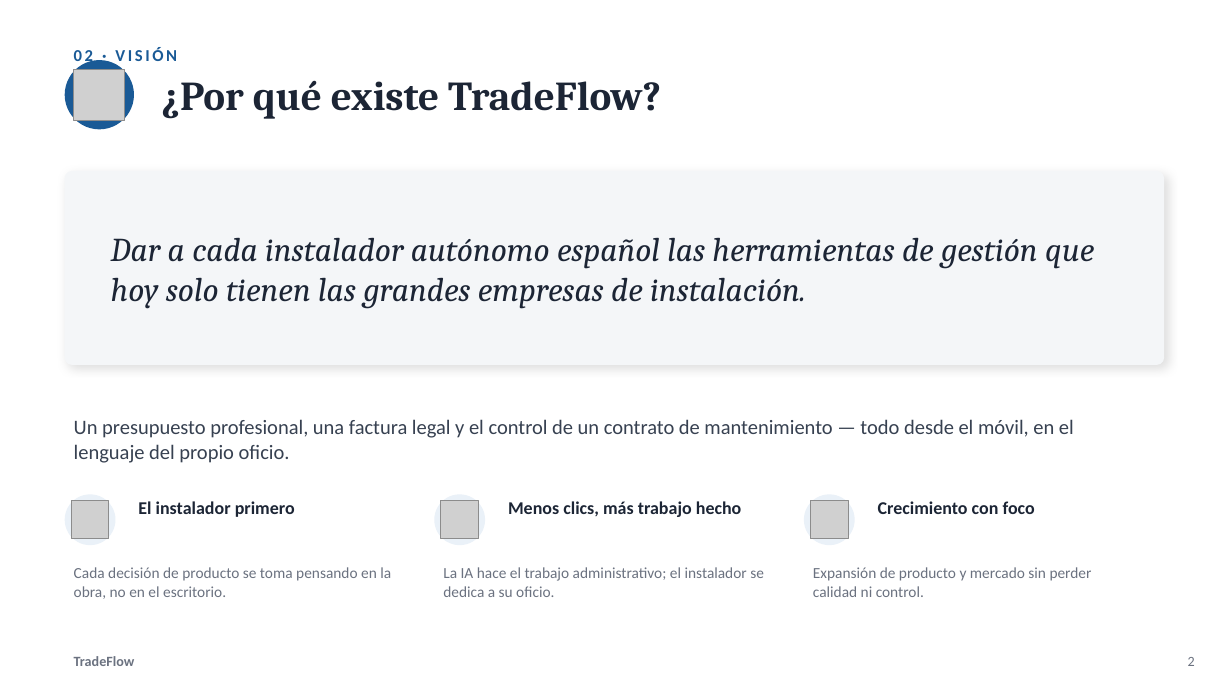
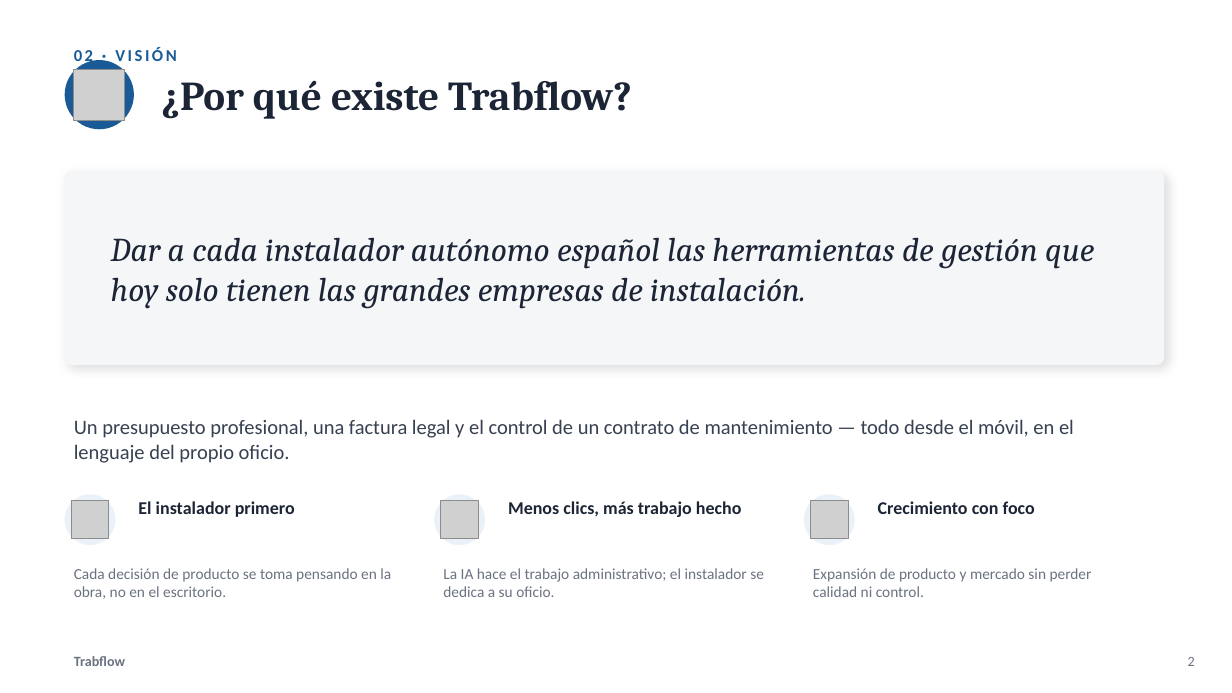
Before and after one commit to fercarboc/tradeflow, a slide deck: slide 2 of docs/implantacion/memoria/TradeFlow_Pitch_Deck_SODERCAN.pptx. Drawn at 1232x693 pixels with LibreOffice and Linux fonts; fonts in the diff are those of the drawing; grey boxes stand for pictures. Boxes give left, top, right and bottom in pixels: in the first picture for what was removed or moved away, otherwise in the second. Text is boxed around its words. In the diff, an @@ line names an element or a change of style, - is before the commit and + after.

```diff
--- a/docs/implantacion/memoria/TradeFlow_Pitch_Deck_SODERCAN.pptx
+++ b/docs/implantacion/memoria/TradeFlow_Pitch_Deck_SODERCAN.pptx
@@ text at (162,80,632,119): text changed @@
-¿Por qué existe TradeFlow?
+¿Por qué existe Trabflow?
@@ text at (74,656,125,666): text changed @@
-TradeFlow
+Trabflow
```
Also in this commit, not shown: 13 other slides changed, 50 other files.
